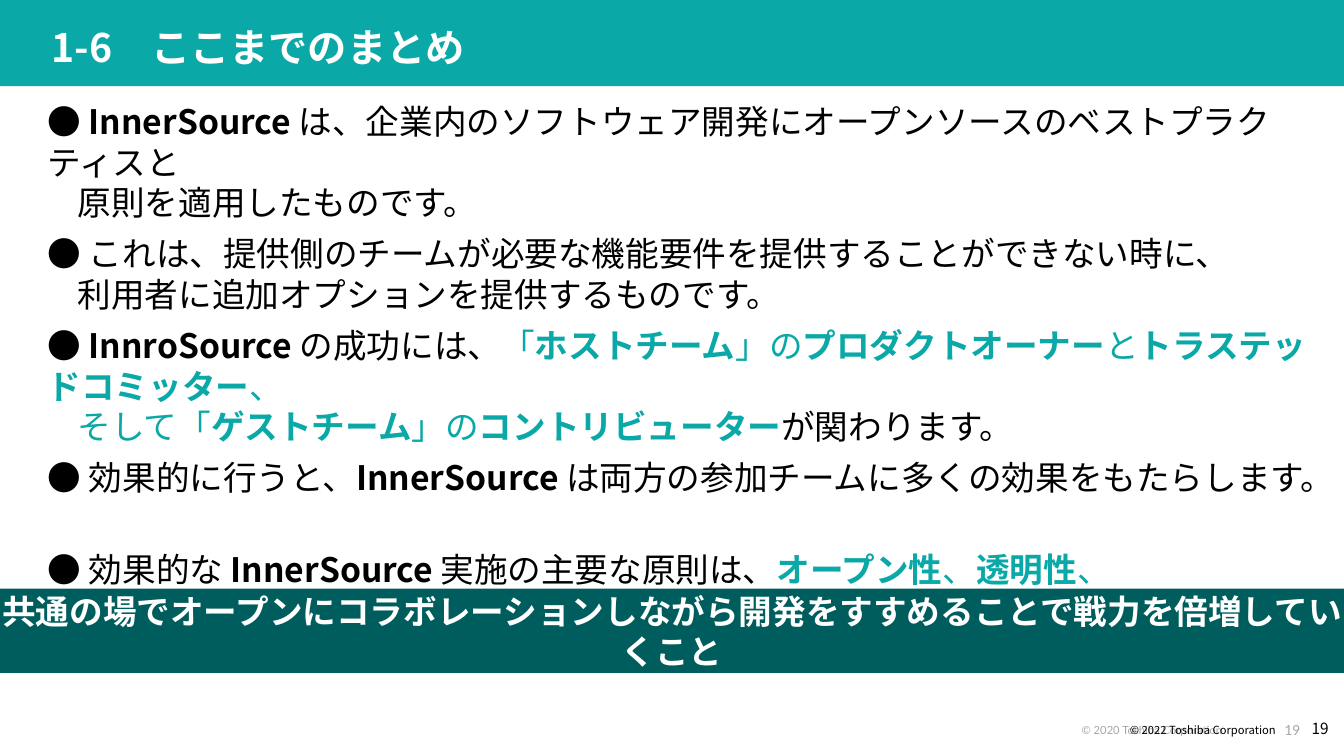
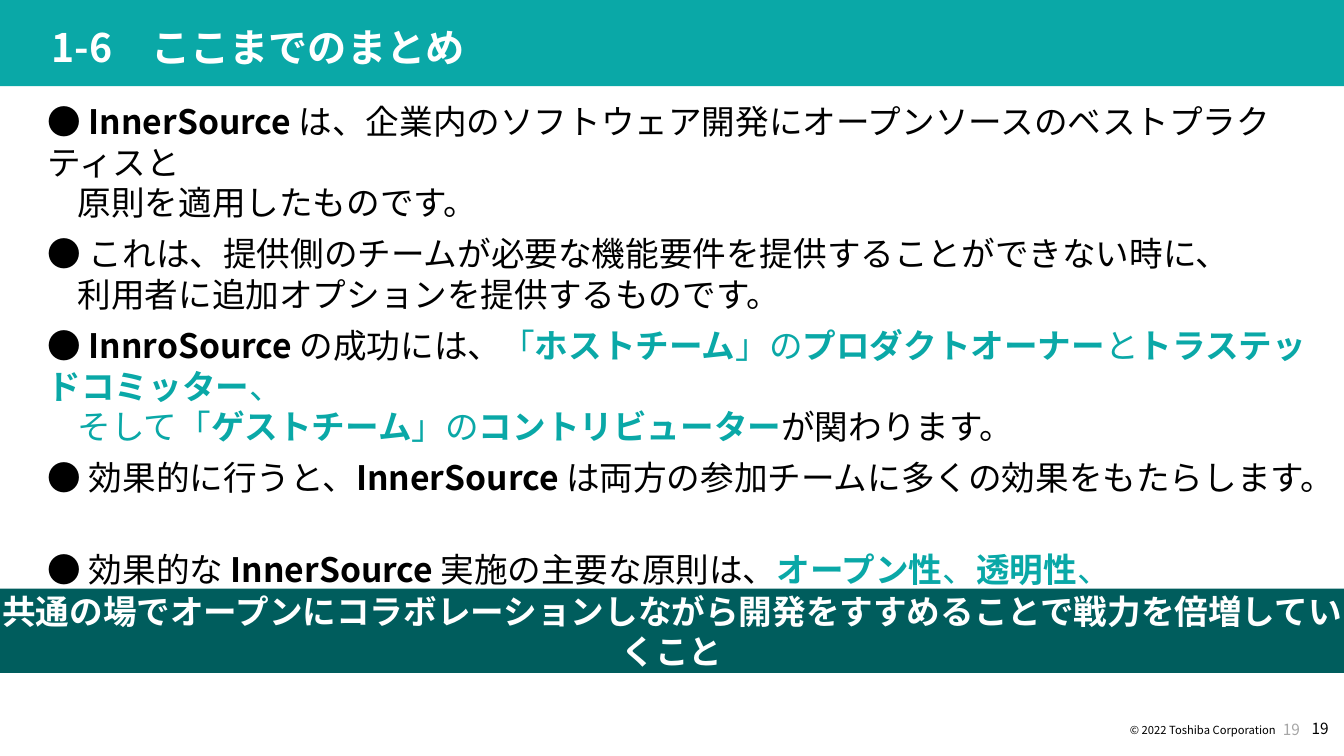
Before and after one commit to ystk/InnerSourceLearningPath-Presentation, a slide deck: slide 19 of InnerSource Learning Path-ja.pptx. Drawn at 1344x756 pixels with LibreOffice and Linux fonts; fonts in the diff are those of the drawing; background and template pictures are left out. Boxes give left, top, right and bottom in pixels: in the first picture for what was removed or moved away, otherwise in the second. Text is boxed around its words. In the diff, an @@ line names an element or a change of style, - is before the commit and + after.

```diff
--- a/InnerSource Learning Path-ja.pptx
+++ b/InnerSource Learning Path-ja.pptx
@@ page number at box(1312, 722, 1329, 734): font Calibri to Noto Sans CJK JP @@
@@ text removed at box(1094, 725, 1222, 736) @@
-© 2020 Toshiba Corporation
```
Also in this commit, not shown: 76 other slides changed.
